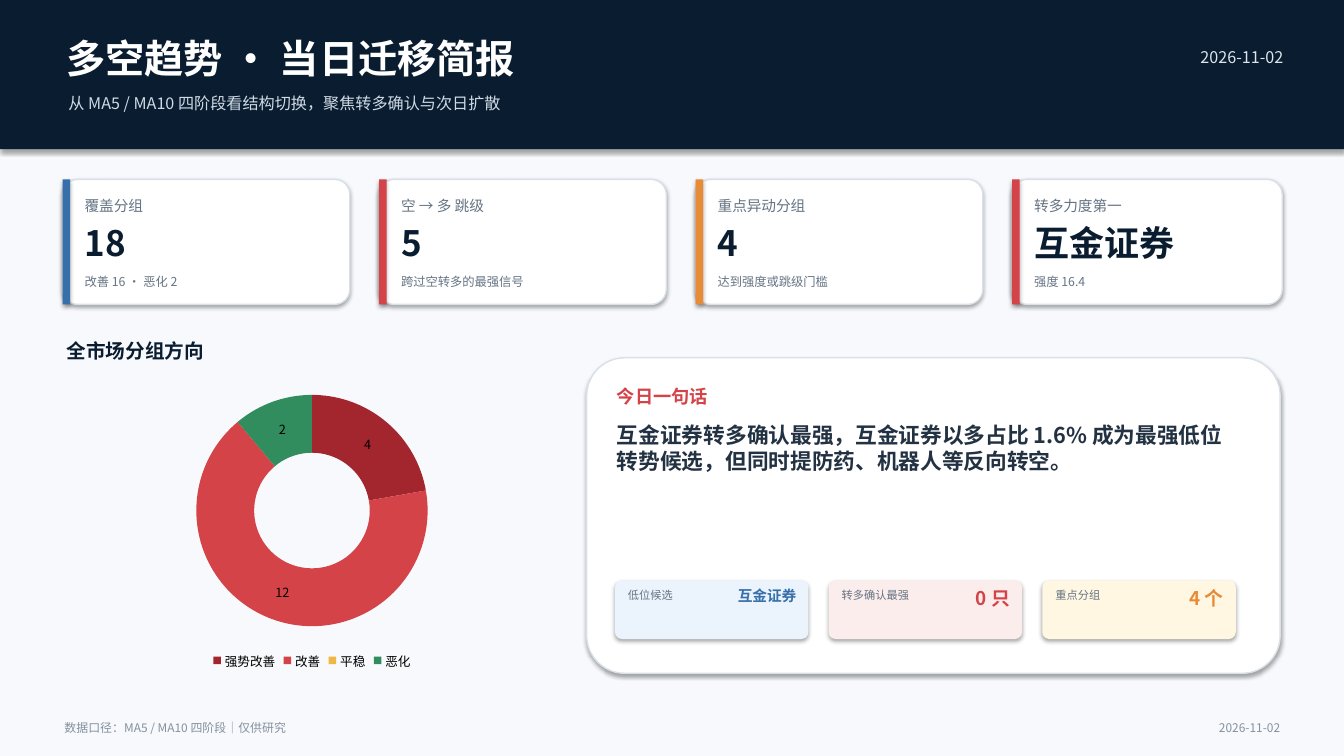
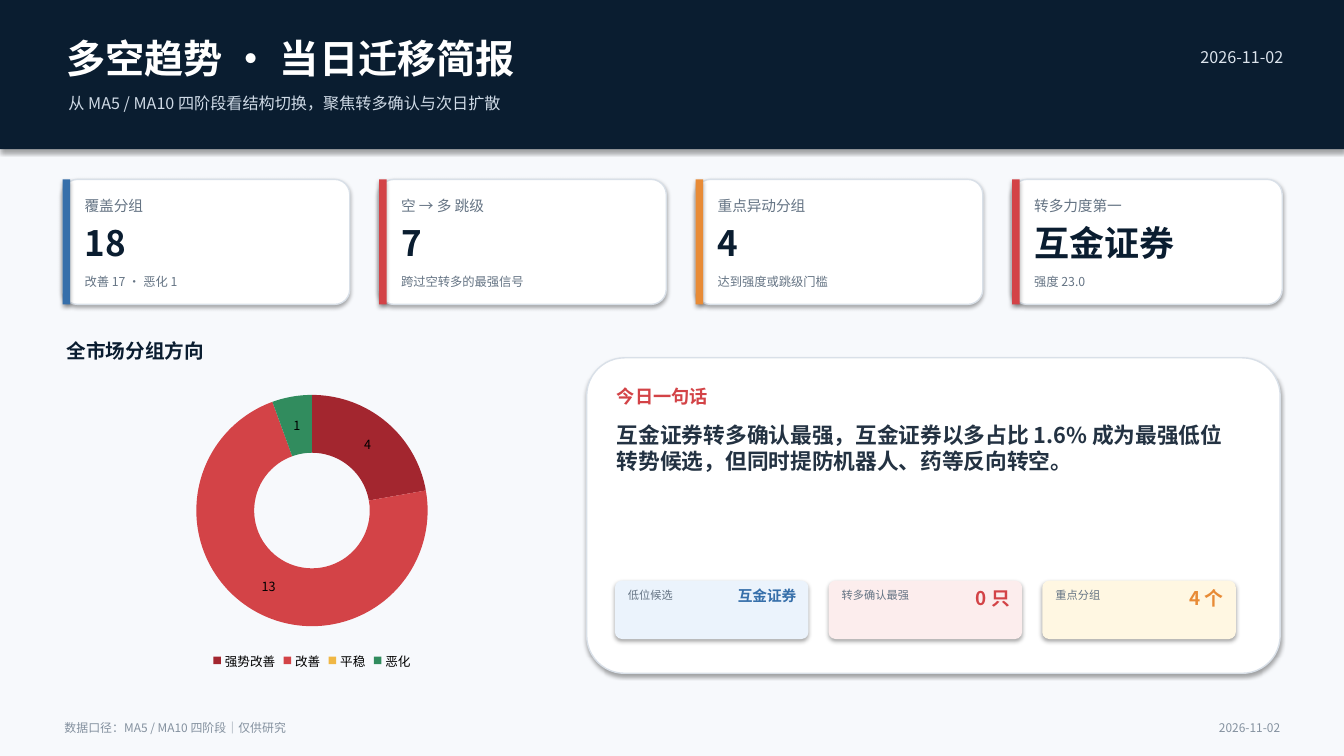
Before and after one commit to nancybhc/a-share-blast-lab, a slide deck: slide 1 of assets/多空阶段简报_2026-11-02.pptx. Drawn at 1344x756 pixels with LibreOffice and Linux fonts; fonts in the diff are those of the drawing. Boxes give left, top, right and bottom in pixels: in the first picture for what was removed or moved away, otherwise in the second. Text is boxed around its words. In the diff, an @@ line names an element or a change of style, - is before the commit and + after.

```diff
--- a/assets/多空阶段简报_2026-11-02.pptx
+++ b/assets/多空阶段简报_2026-11-02.pptx
@@ text at (401,230,422,256): text changed @@
-5
+7
@@ text at (85,276,178,287): text changed @@
-改善 16 · 恶化 2
+改善 17 · 恶化 1
@@ text at (1034,276,1085,287): text changed @@
-强度 16.4
+强度 23.0
@@ doughnut chart at (73,381,552,674) @@
@@ Series 1, 改善: 12 to 13 @@
@@ Series 1, 恶化: 2 to 1 @@
@@ text at (617,424,1222,472): text changed @@
-互金证券转多确认最强，互金证券以多占比 1.6% 成为最强低位转势候选，但同时提防药、机器人等反向转空。
+互金证券转多确认最强，互金证券以多占比 1.6% 成为最强低位转势候选，但同时提防机器人、药等反向转空。
```
Also in this commit, not shown: 3 other slides changed, 11 other files.
